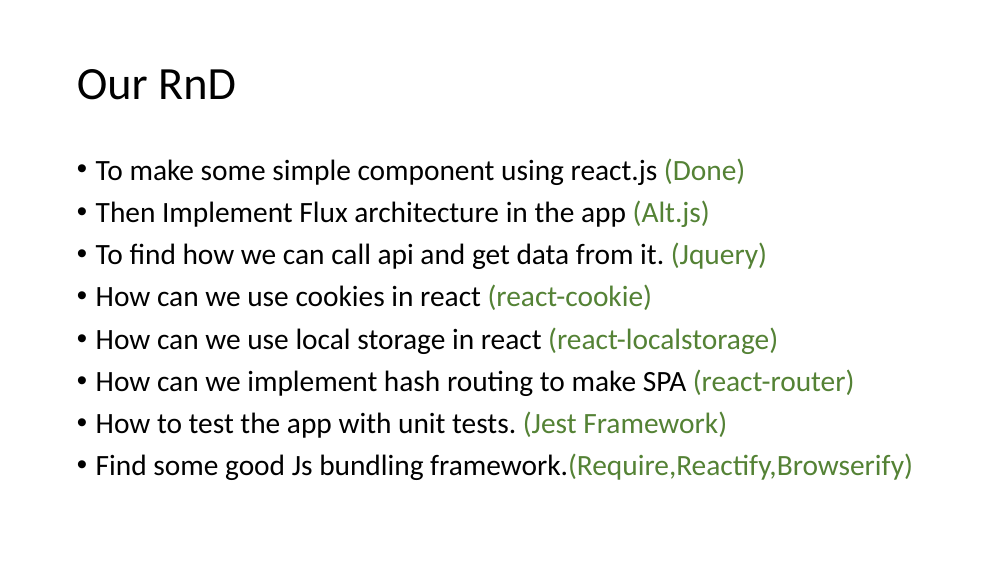
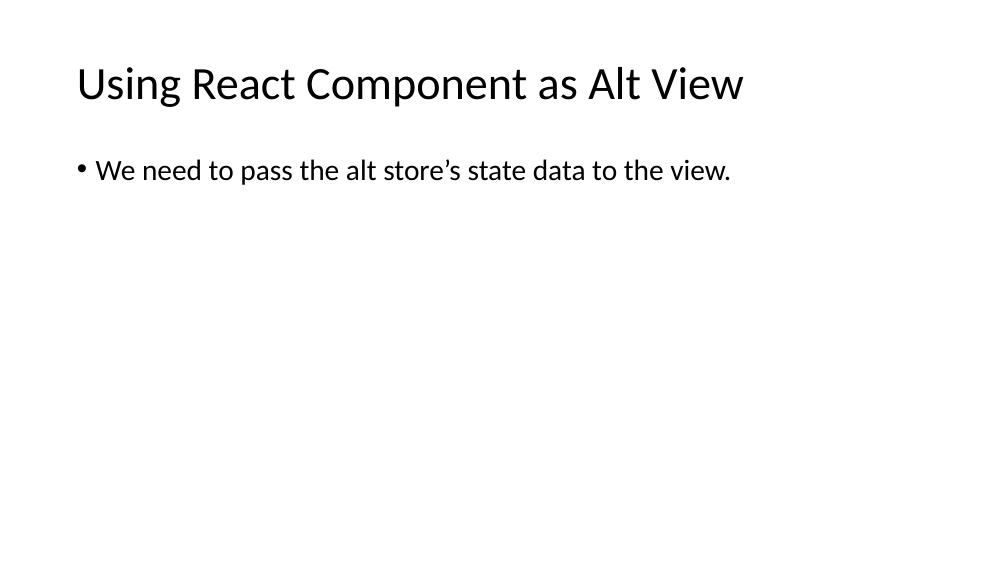
Before and after one commit to awahab29/samplealt, a slide deck: slide 33 of React.pptx (slide 31 before the commit). Drawn at 1008x567 pixels with LibreOffice and Linux fonts; fonts in the diff are those of the drawing. Boxes give left, top, right and bottom in pixels: in the first picture for what was removed or moved away, otherwise in the second. Text is boxed around its words. In the diff, an @@ line names an element or a change of style, - is before the commit and + after.

Commit message:
slide in progress

```diff
--- a/React.pptx
+++ b/React.pptx
@@ title at box(77, 67, 744, 107): text changed @@
-Our RnD
+Using React Component as Alt View
@@ text at box(96, 159, 731, 185): text changed @@
-• To make some simple component using react.js (Done)
-• Then Implement Flux architecture in the app (Alt.js)
-• To find how we can call api and get data from it. (Jquery)
-• How can we use cookies in react (react-cookie)
-• How can we use local storage in react (react-localstorage)
-• How can we implement hash routing to make SPA (react-router)
-• How to test the app with unit tests. (Jest Framework)
-• Find some good Js bundling framework.(Require,Reactify,Browserify)
+• We need to pass the alt store’s state data to the view.
```
Also in this commit, not shown: 5 other slides changed, 7 slides added, 1 slide removed.
